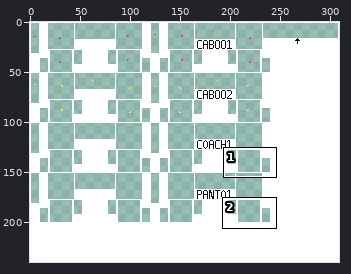
Pixel-art file: src/trains/e5_series/gfx/e5_series.aseprite. The first picture is a wide view before the edit; the outline marks the close-up.
Close-up. The starting point:
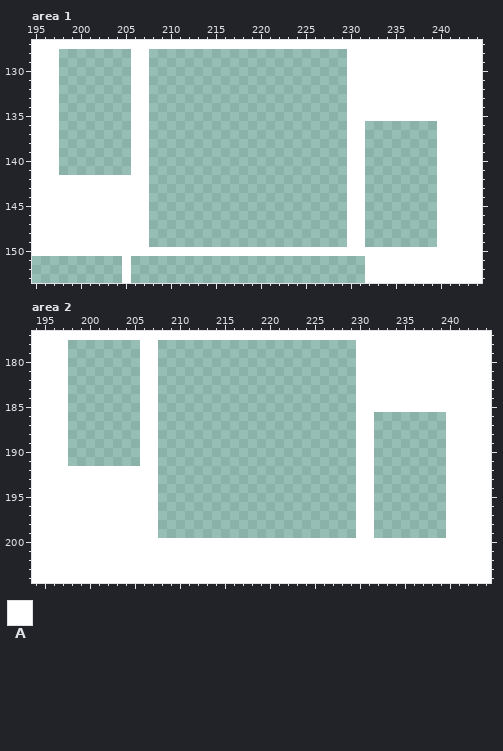
309x240 pixels, 1 frame. Colours within 5 levels of each other are drawn and written as one. Shown: area 1: x 195..244, y 127..153; area 2: x 194..244, y 177..204. The commit also changed other parts of the picture, which this record leaves out.
Visible layers, top first: "Lights/backward", "Spritenames", "Outline".
Palette (. is transparent): A #ffffff
Pixels before, area 1, first column x 195:
127 AAAAAAAAAAAAAAAAAAAAAAAAAAAAAAAAAAAAAAAAAAAAAAAAAA
128 AAA........AA......................AAAAAAAAAAAAAAA
129 AAA........AA......................AAAAAAAAAAAAAAA
130 AAA........AA......................AAAAAAAAAAAAAAA
131 AAA........AA......................AAAAAAAAAAAAAAA
132 AAA........AA......................AAAAAAAAAAAAAAA
133 AAA........AA......................AAAAAAAAAAAAAAA
134 AAA........AA......................AAAAAAAAAAAAAAA
135 AAA........AA......................AAAAAAAAAAAAAAA
136 AAA........AA......................AA........AAAAA
137 AAA........AA......................AA........AAAAA
138 AAA........AA......................AA........AAAAA
139 AAA........AA......................AA........AAAAA
140 AAA........AA......................AA........AAAAA
141 AAA........AA......................AA........AAAAA
142 AAAAAAAAAAAAA......................AA........AAAAA
143 AAAAAAAAAAAAA......................AA........AAAAA
144 AAAAAAAAAAAAA......................AA........AAAAA
145 AAAAAAAAAAAAA......................AA........AAAAA
146 AAAAAAAAAAAAA......................AA........AAAAA
147 AAAAAAAAAAAAA......................AA........AAAAA
148 AAAAAAAAAAAAA......................AA........AAAAA
149 AAAAAAAAAAAAA......................AA........AAAAA
150 AAAAAAAAAAAAAAAAAAAAAAAAAAAAAAAAAAAAAAAAAAAAAAAAAA
151 ..........A..........................AAAAAAAAAAAAA
152 ..........A..........................AAAAAAAAAAAAA
153 ..........A..........................AAAAAAAAAAAAA
Pixels before, area 2, first column x 194:
177 AAAAAAAAAAAAAAAAAAAAAAAAAAAAAAAAAAAAAAAAAAAAAAAAAAA
178 AAAA........AA......................AAAAAAAAAAAAAAA
179 AAAA........AA......................AAAAAAAAAAAAAAA
180 AAAA........AA......................AAAAAAAAAAAAAAA
181 AAAA........AA......................AAAAAAAAAAAAAAA
182 AAAA........AA......................AAAAAAAAAAAAAAA
183 AAAA........AA......................AAAAAAAAAAAAAAA
184 AAAA........AA......................AAAAAAAAAAAAAAA
185 AAAA........AA......................AAAAAAAAAAAAAAA
186 AAAA........AA......................AA........AAAAA
187 AAAA........AA......................AA........AAAAA
188 AAAA........AA......................AA........AAAAA
189 AAAA........AA......................AA........AAAAA
190 AAAA........AA......................AA........AAAAA
191 AAAA........AA......................AA........AAAAA
192 AAAAAAAAAAAAAA......................AA........AAAAA
193 AAAAAAAAAAAAAA......................AA........AAAAA
194 AAAAAAAAAAAAAA......................AA........AAAAA
195 AAAAAAAAAAAAAA......................AA........AAAAA
196 AAAAAAAAAAAAAA......................AA........AAAAA
197 AAAAAAAAAAAAAA......................AA........AAAAA
198 AAAAAAAAAAAAAA......................AA........AAAAA
199 AAAAAAAAAAAAAA......................AA........AAAAA
200 AAAAAAAAAAAAAAAAAAAAAAAAAAAAAAAAAAAAAAAAAAAAAAAAAAA
201 AAAAAAAAAAAAAAAAAAAAAAAAAAAAAAAAAAAAAAAAAAAAAAAAAAA
202 AAAAAAAAAAAAAAAAAAAAAAAAAAAAAAAAAAAAAAAAAAAAAAAAAAA
203 AAAAAAAAAAAAAAAAAAAAAAAAAAAAAAAAAAAAAAAAAAAAAAAAAAA
204 AAAAAAAAAAAAAAAAAAAAAAAAAAAAAAAAAAAAAAAAAAAAAAAAAAA
After the commit:
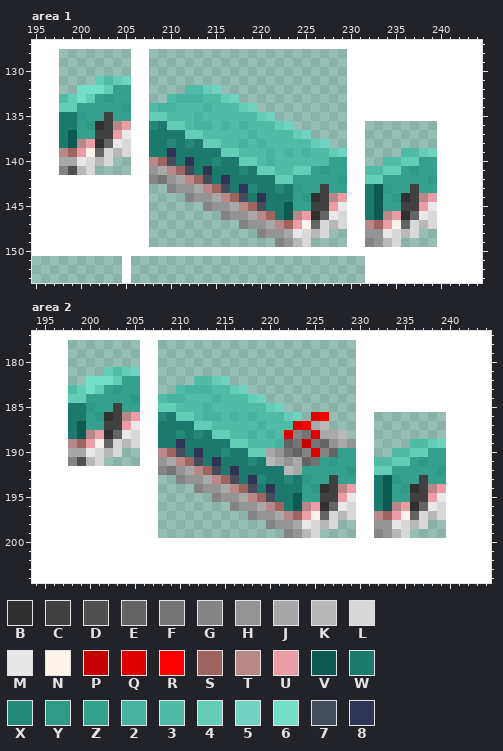
Colours new in this view: B #303030  C #404040  D #505050  E #646464  F #747474  G #848484  H #949494  J #a8a8a8  K #b8b8b8  L #d8d8d8  M #e8e8e8  N #fcf4ec  P #c40000  Q #e00000  R #fc0000  S #a06460  T #b88888  U #ec9ca4  V #0d5a52  W #1c7a6c  X #238878  Y #2f9a86  Z #35a08c  2 #47b2a0  3 #50bca5  4 #63cdb6  5 #70d3bf  6 #73dfc7  7 #444c5c  8 #303454
The exact change:
layer "Pink/B" now shown
layer "Pink/M" now shown
layer "Pink/F" now shown
layer "Pink/Pantos" now shown
Changed rows in their new state; - is an unchanged pixel.
Area 1, layers "Pink/F", "Pink/M", "Pink/B":
first column x 198:
131 ----4345----------------------------------
132 --6664ZZ------3345------------------------
133 3464ZYZZ----32223345----------------------
134 44ZZZZZY--322333233345--------------------
135 WWYZZCZZ--44333233333345------------------
136 WWZYBCTU--XW44322323233345----------------
137 WVZZCCUM--WWWW44333332333345--------------
138 WVTUBEML--WWXWXW44332323333345------------
139 TSUNELKL--WW8WWWWW44333232323345------3345
140 JJMLKL----TS7W8WWXWW4432333333ZZ----3344ZZ
141 GDKL------HJTS7W8WWWXW443344ZYZZ--3344ZYZZ
142 ----------GFHJTS7W8WWWWW44ZZZZZY--44ZZZZZY
143 ------------GHHJTS7W8XWWXWYZZCZZ--WVYZZCZZ
144 --------------GHHJTS7W8WWWZYBCTU--WVZYBCTU
145 ----------------GHHJTS7WWVZZCCUM--WVZZCCUM
146 ------------------GHHJTSWVTUBEML--WVTUBEML
147 --------------------GHHJTSUNELKL--TSUNELKL
148 ----------------------GHHJMLKL----HHMLKL--
149 ------------------------GHKL------GHKL----
Area 2:
first column x 198:
181 ----4345----------------------------------
182 --6664ZZ------3345------------------------
183 3464ZYZZ----32223345----------------------
184 44ZZZZZY--322333233345--------------------
185 WWYZZCZZ--44333233333345------------------
186 WWZYBCTU--XW44322323233345-QR-------------
187 WVZZCCUM--WWWW44333332333QRJK-------------
188 WVTUBEML--WWXWXW44332323QGFQJJK-----------
189 TSUNELKL--WW8WWWWW443332EFPFEHJH------3345
190 JJMLKL----TS7W8WWXWW44JHFEGQGEZZ----3344ZZ
191 GDKL------HJTS7W8WWWXWKJHJEFZYZZ--3344ZYZZ
192 ----------GFHJTS7W8WWWWWKJZZZZZY--44ZZZZZY
193 ------------GHHJTS7W8XWWXWYZZCZZ--WVYZZCZZ
194 --------------GHHJTS7W8WWWZYBCTU--WVZYBCTU
195 ----------------GHHJTS7WWVZZCCUM--WVZZCCUM
196 ------------------GHHJTSWVTUBEML--WVTUBEML
197 --------------------GHHJTSUNELKL--TSUNELKL
198 ----------------------GHHJMLKL----HHMLKL--
199 ------------------------GHKL------GHKL----
Pixel boxes of the changes (left, top, right, bottom) in both close-ups:
added: (59, 76, 437, 247)
added: (68, 367, 446, 538)
